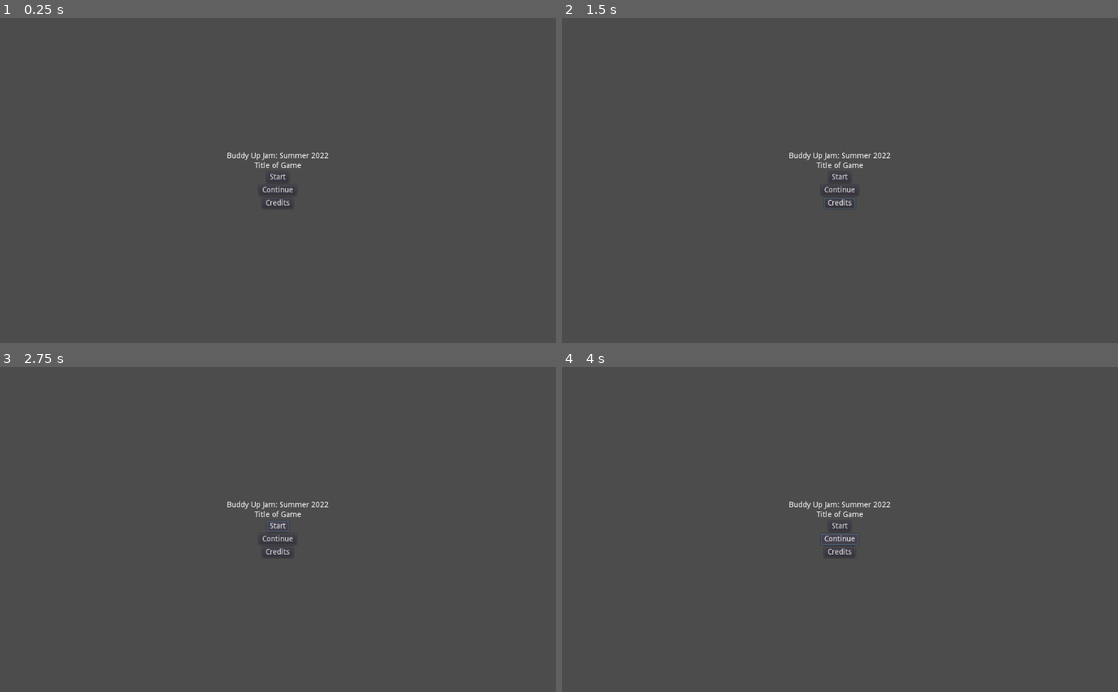
Above: before the commit, frames 1-4 (two rows, left to right).
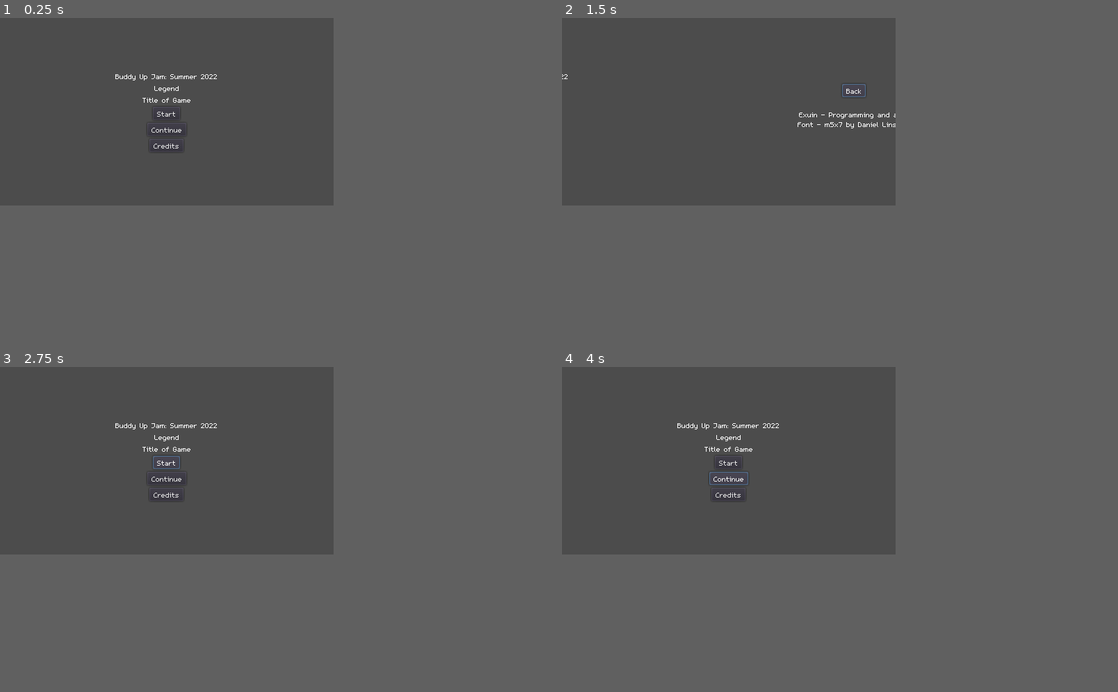
Above: after the commit, the same moments.

Repository: King3060/Game-Jam-Summer-2022
Game: Godot game, scene res://scenes/title/title.tscn
Two runs of this game, one before a commit and one after it. Both use one fixed random seed, a clock stepped at 60 frames per second and the inputs below.
Inputs (mouse positions are in pixels of both pictures, inside the frame that each line leads up to):
- Up to frame 1 (0.25 s): no input
- Up to frame 2 (1.5 s): click "Credits" at 0.5 s; click (845, 144) at 1.25 s, where only the run after the commit has a clickable "Back"
- Up to frame 3 (2.75 s): click "Start" at 2 s
- Up to frame 4 (4 s): click "Start" at 2.75 s; click "Continue" at 3.5 s
In our replay, the window is 800x468 before the commit and 480x270 after it. These sizes can differ from the game's own. Grey fills any space a smaller window leaves; there, only what the larger window draws over its background counts as a difference.

The runs differ from the first frame. In frame 1, 0.5% of the frame differs, in the area x 20-60%, y 17-58%; in frame 2, 0.5%; in frame 3, 0.6%; in frame 4, 0.6%.

Commit message:
whee slide

Diff:
--- a/project.godot
+++ b/project.godot
@@ -17,6 +17,13 @@
 config/name="Buddy Up Jam: Summer 2022"
 run/main_scene="res://scenes/title/title.tscn"
 config/icon="res://icon.png"
+
+[display]
+
+window/size/width=480
+window/size/height=270
+window/stretch/mode="viewport"
+window/stretch/aspect="keep"
 
 [input]
 
--- /dev/null
+++ b/resources/main_theme.tres
@@ -0,0 +1,9 @@
+[gd_resource type="Theme" load_steps=3 format=2]
+
+[ext_resource path="res://fonts/m5x7.ttf" type="DynamicFontData" id=1]
+
+[sub_resource type="DynamicFont" id=1]
+font_data = ExtResource( 1 )
+
+[resource]
+default_font = SubResource( 1 )
--- /dev/null
+++ b/scenes/title/title.gd
@@ -0,0 +1,14 @@
+extends Control
+
+
+
+func _on_Credits_pressed() -> void:
+	if $AnimationPlayer.is_playing():
+		return
+	$AnimationPlayer.play("to_credits")
+
+
+func _on_Back_pressed() -> void:
+	if $AnimationPlayer.is_playing():
+		return
+	$AnimationPlayer.play("to_title")
--- a/scenes/title/title.tscn
+++ b/scenes/title/title.tscn
@@ -1,51 +1,155 @@
-[gd_scene format=2]
+[gd_scene load_steps=6 format=2]
+
+[ext_resource path="res://resources/main_theme.tres" type="Theme" id=1]
+[ext_resource path="res://scenes/title/title.gd" type="Script" id=2]
+
+[sub_resource type="Animation" id=1]
+length = 0.001
+tracks/0/type = "value"
+tracks/0/path = NodePath("HBox:rect_position")
+tracks/0/interp = 1
+tracks/0/loop_wrap = true
+tracks/0/imported = false
+tracks/0/enabled = true
+tracks/0/keys = {
+"times": PoolRealArray( 0 ),
+"transitions": PoolRealArray( 1 ),
+"update": 0,
+"values": [ Vector2( 0, 0 ) ]
+}
+
+[sub_resource type="Animation" id=2]
+resource_name = "to_credits"
+length = 0.5
+tracks/0/type = "value"
+tracks/0/path = NodePath("HBox:rect_position")
+tracks/0/interp = 1
+tracks/0/loop_wrap = true
+tracks/0/imported = false
+tracks/0/enabled = true
+tracks/0/keys = {
+"times": PoolRealArray( 0, 0.5 ),
+"transitions": PoolRealArray( 1, 1 ),
+"update": 0,
+"values": [ Vector2( 0, 0 ), Vector2( -480, 0 ) ]
+}
+
+[sub_resource type="Animation" id=3]
+resource_name = "to_title"
+length = 0.5
+tracks/0/type = "value"
+tracks/0/path = NodePath("HBox:rect_position")
+tracks/0/interp = 1
+tracks/0/loop_wrap = true
+tracks/0/imported = false
+tracks/0/enabled = true
+tracks/0/keys = {
+"times": PoolRealArray( 0, 0.5 ),
+"transitions": PoolRealArray( 1, 1 ),
+"update": 0,
+"values": [ Vector2( -480, 0 ), Vector2( 0, 0 ) ]
+}
 
 [node name="Title" type="Control"]
 anchor_right = 1.0
 anchor_bottom = 1.0
+theme = ExtResource( 1 )
+script = ExtResource( 2 )
 
-[node name="VBoxContainer" type="VBoxContainer" parent="."]
+[node name="HBox" type="HBoxContainer" parent="."]
 anchor_right = 1.0
 anchor_bottom = 1.0
+margin_right = 484.0
+
+[node name="Title" type="VBoxContainer" parent="HBox"]
+margin_right = 480.0
+margin_bottom = 270.0
+rect_min_size = Vector2( 480, 270 )
 alignment = 1
 __meta__ = {
 "_edit_lock_": true
 }
 
-[node name="Label" type="Label" parent="VBoxContainer"]
-margin_top = 248.0
-margin_right = 1024.0
-margin_bottom = 262.0
+[node name="Label" type="Label" parent="HBox/Title"]
+margin_top = 77.0
+margin_right = 480.0
+margin_bottom = 90.0
 text = "Buddy Up Jam: Summer 2022"
 align = 1
 
-[node name="Label2" type="Label" parent="VBoxContainer"]
-margin_top = 266.0
-margin_right = 1024.0
-margin_bottom = 280.0
+[node name="Label3" type="Label" parent="HBox/Title"]
+margin_top = 94.0
+margin_right = 480.0
+margin_bottom = 107.0
+text = "Legend"
+align = 1
+
+[node name="Label2" type="Label" parent="HBox/Title"]
+margin_top = 111.0
+margin_right = 480.0
+margin_bottom = 124.0
 text = "Title of Game"
 align = 1
 
-[node name="Start" type="Button" parent="VBoxContainer"]
-margin_left = 491.0
-margin_top = 284.0
-margin_right = 532.0
-margin_bottom = 304.0
+[node name="Start" type="Button" parent="HBox/Title"]
+margin_left = 220.0
+margin_top = 128.0
+margin_right = 259.0
+margin_bottom = 147.0
 size_flags_horizontal = 4
 text = "Start"
 
-[node name="Continue" type="Button" parent="VBoxContainer"]
-margin_left = 477.0
-margin_top = 308.0
-margin_right = 546.0
-margin_bottom = 328.0
+[node name="Continue" type="Button" parent="HBox/Title"]
+margin_left = 212.0
+margin_top = 151.0
+margin_right = 268.0
+margin_bottom = 170.0
 size_flags_horizontal = 4
 text = "Continue"
 
-[node name="Credits" type="Button" parent="VBoxContainer"]
-margin_left = 483.0
-margin_top = 332.0
-margin_right = 540.0
-margin_bottom = 352.0
+[node name="Credits" type="Button" parent="HBox/Title"]
+margin_left = 215.0
+margin_top = 174.0
+margin_right = 264.0
+margin_bottom = 193.0
 size_flags_horizontal = 4
 text = "Credits"
+
+[node name="Credits" type="VBoxContainer" parent="HBox"]
+margin_left = 484.0
+margin_right = 964.0
+margin_bottom = 270.0
+rect_min_size = Vector2( 480, 270 )
+alignment = 1
+
+[node name="Back" type="Button" parent="HBox/Credits"]
+margin_left = 223.0
+margin_top = 95.0
+margin_right = 257.0
+margin_bottom = 114.0
+size_flags_horizontal = 4
+text = "Back"
+
+[node name="RichTextLabel" type="RichTextLabel" parent="HBox/Credits"]
+margin_top = 118.0
+margin_right = 480.0
+margin_bottom = 174.0
+bbcode_enabled = true
+bbcode_text = "[center]
+Exuin - Programming and art
+Font - m5x7 by Daniel Linssen
+[/center]"
+text = "
+Exuin - Programming and art
+Font - m5x7 by Daniel Linssen
+"
+fit_content_height = true
+scroll_active = false
+
+[node name="AnimationPlayer" type="AnimationPlayer" parent="."]
+anims/RESET = SubResource( 1 )
+anims/to_credits = SubResource( 2 )
+anims/to_title = SubResource( 3 )
+
+[connection signal="pressed" from="HBox/Title/Credits" to="." method="_on_Credits_pressed"]
+[connection signal="pressed" from="HBox/Credits/Back" to="." method="_on_Back_pressed"]
Binary file added: fonts/m5x7.ttf
